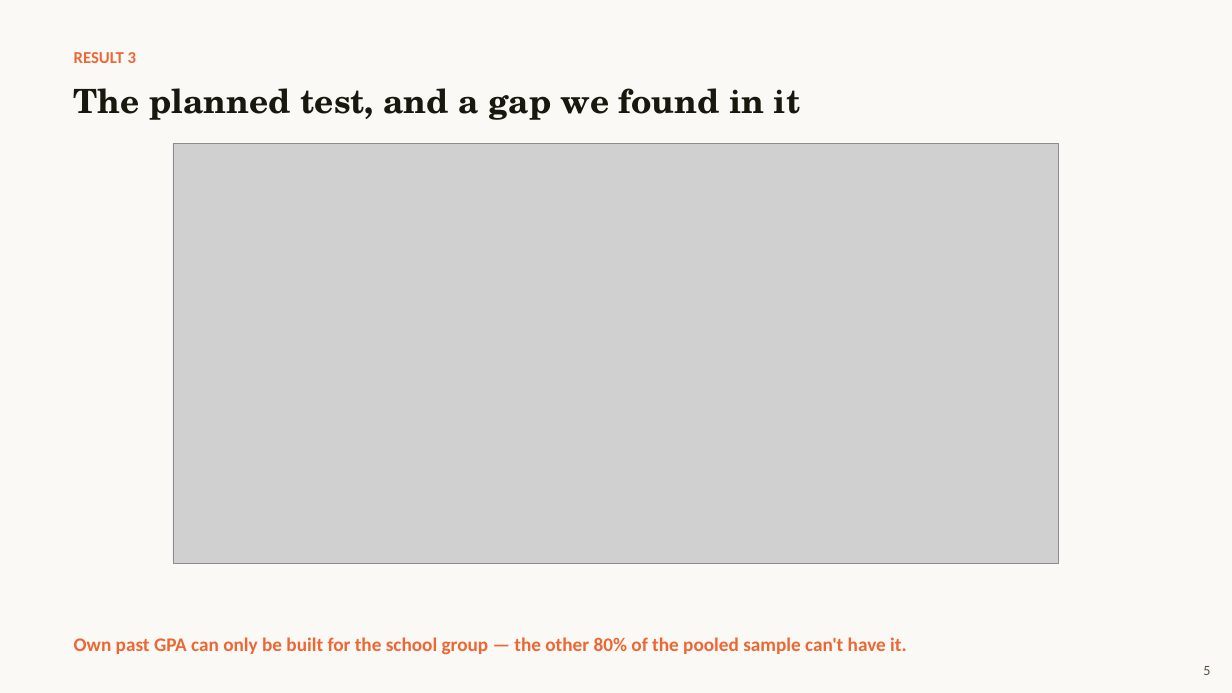
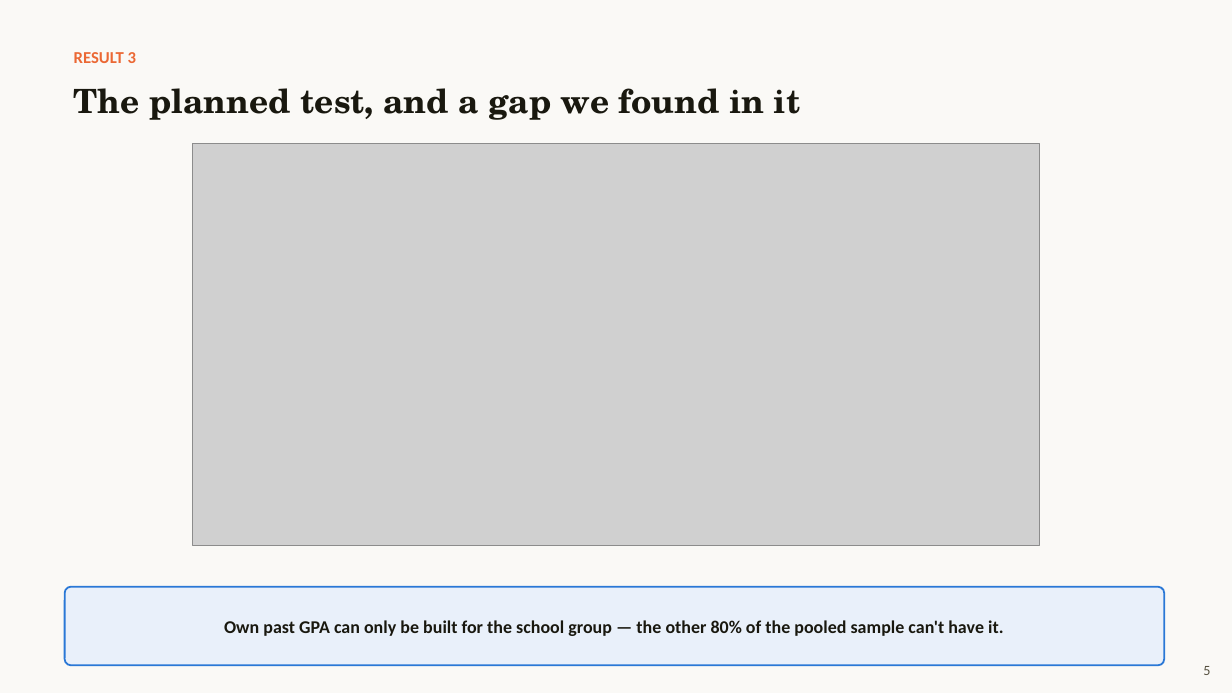
Before and after one commit to TingyingHuang/ECC3841-network-position-and-academic-performance, a slide deck: slide 5 of slides/Presentation2.pptx. Drawn at 1232x693 pixels with LibreOffice and Linux fonts; fonts in the diff are those of the drawing; grey boxes stand for pictures. Boxes give left, top, right and bottom in pixels: in the first picture for what was removed or moved away, otherwise in the second. Text is boxed around its words. In the diff, an @@ line names an element or a change of style, - is before the commit and + after.

```diff
--- a/slides/Presentation2.pptx
+++ b/slides/Presentation2.pptx
@@ picture resized from (x1=173, y1=143, x2=1059, y2=564) to (x1=192, y1=143, x2=1040, y2=545) @@
@@ rounded rectangle "Own past GPA can only ..." resized from (x1=74, y1=637, x2=907, y2=655) to (x1=65, y1=587, x2=1165, y2=665) @@
@@ rounded rectangle "Own past GPA can only ..." at (x1=65, y1=587, x2=1165, y2=665): size 15 to 14 pt, text colour #EB6834 to #19180F; alignment left to centre; line spacing 1.18 to 1; vertical alignment top to middle; fill none to #E9F0FA; outline none to #2A78D6 1.4 pt @@
```
Also in this commit, not shown: 8 other slides changed, 1 other file.
